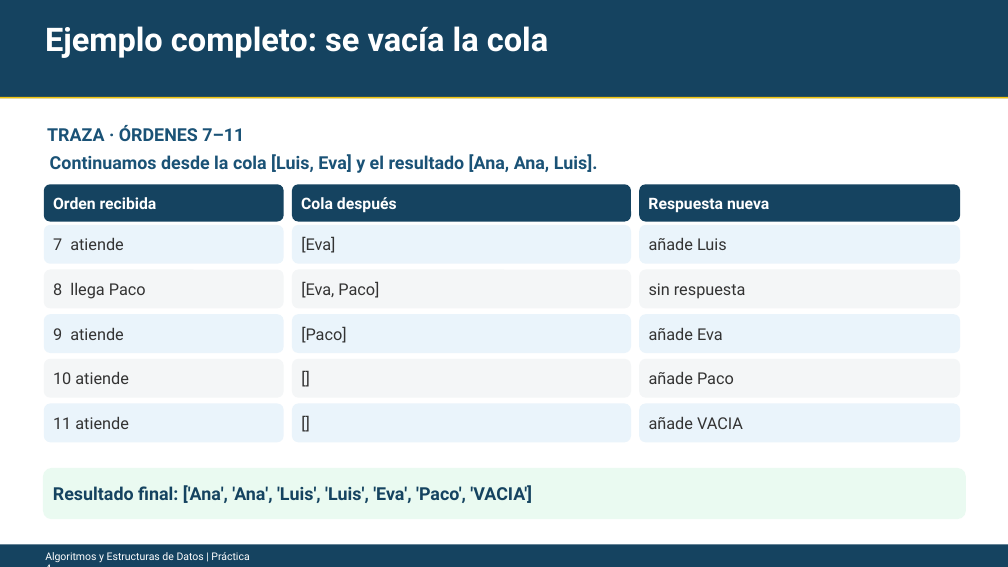
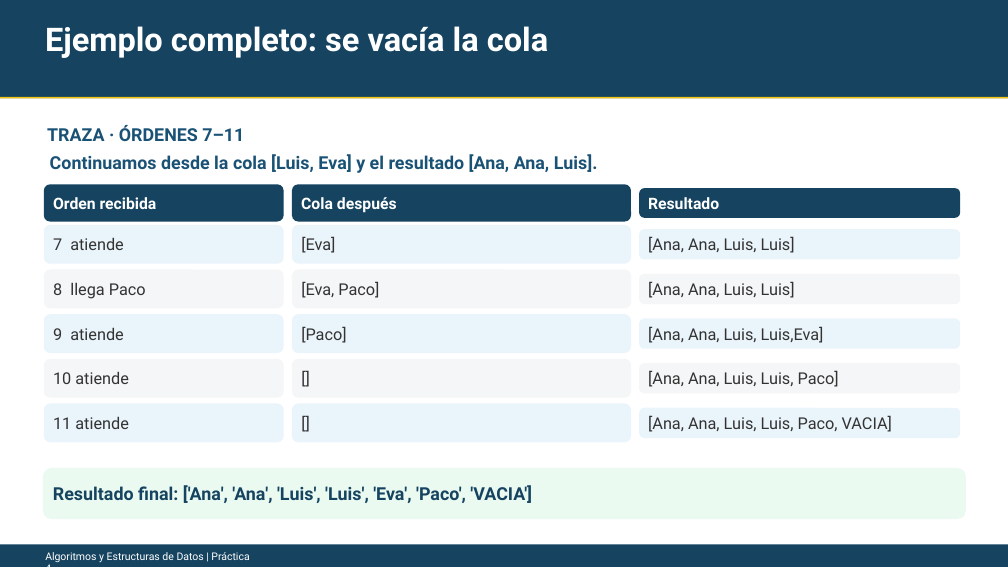
Before and after one commit to 2026-AED1/04Practica-PilasColas, a slide deck: slide 12 of diapositivas/Practica4_PilasColas.pptx. Drawn at 1008x567 pixels with LibreOffice and Linux fonts; fonts in the diff are those of the drawing. Boxes give left, top, right and bottom in pixels: in the first picture for what was removed or moved away, otherwise in the second. Text is boxed around its words. In the diff, an @@ line names an element or a change of style, - is before the commit and + after.

Commit message:
Traza del ejemplo

```diff
--- a/diapositivas/Practica4_PilasColas.pptx
+++ b/diapositivas/Practica4_PilasColas.pptx
@@ rounded rectangle "Resultado": place and size @@
-rounded rectangle "Resultado" at (639, 185, 960, 222)
+rounded rectangle "Resultado" at (639, 188, 960, 218)
@@ text in rounded rectangle at (648, 197, 719, 209): text changed @@
-Respuesta nueva
+Resultado
@@ rounded rectangle "[Ana, Ana, Luis, Luis]": place and size @@
-rounded rectangle "[Ana, Ana, Luis, Luis]" at (639, 225, 960, 263)
+rounded rectangle "[Ana, Ana, Luis, Luis]" at (639, 229, 960, 259)
@@ text in rounded rectangle at (648, 236, 795, 253): text changed @@
-añade Luis
+[Ana, Ana, Luis, Luis]
@@ rounded rectangle "[Ana, Ana, Luis, Luis]": place and size @@
-rounded rectangle "[Ana, Ana, Luis, Luis]" at (639, 270, 960, 309)
+rounded rectangle "[Ana, Ana, Luis, Luis]" at (639, 274, 960, 304)
@@ text in rounded rectangle at (648, 281, 795, 298): text changed @@
-sin respuesta
+[Ana, Ana, Luis, Luis]
@@ rounded rectangle "[Ana, Ana, Luis, Luis,Eva]": place and size @@
-rounded rectangle "[Ana, Ana, Luis, Luis,Eva]" at (639, 315, 960, 353)
+rounded rectangle "[Ana, Ana, Luis, Luis,Eva]" at (639, 318, 960, 349)
@@ text in rounded rectangle at (648, 326, 824, 343): text changed @@
-añade Eva
+[Ana, Ana, Luis, Luis,Eva]
@@ rounded rectangle "[Ana, Ana, Luis, Luis, Paco]": place and size @@
-rounded rectangle "[Ana, Ana, Luis, Luis, Paco]" at (639, 359, 960, 398)
+rounded rectangle "[Ana, Ana, Luis, Luis, Paco]" at (639, 363, 960, 393)
@@ text in rounded rectangle at (648, 370, 839, 387): text changed @@
-añade Paco
+[Ana, Ana, Luis, Luis, Paco]
@@ rounded rectangle "[Ana, Ana, Luis, Luis, Paco, ...": place and size @@
-rounded rectangle "[Ana, Ana, Luis, Luis, Paco, ..." at (639, 404, 960, 442)
+rounded rectangle "[Ana, Ana, Luis, Luis, Paco, ..." at (639, 408, 960, 438)
@@ text in rounded rectangle at (648, 415, 892, 432): text changed @@
-añade VACIA
+[Ana, Ana, Luis, Luis, Paco, VACIA]
```
